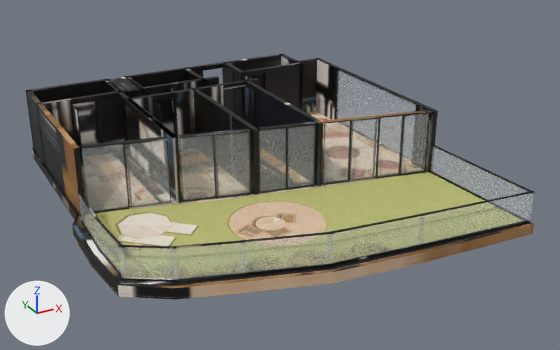
A saved change to the glTF model akasya-3d/gol-4/model.glb.
Camera for both pictures: a camera (50 mm lens) standing at (-10.83, -21.62, 10.84) and looking at (0.67, -0.7, 0.39). Arrows for +X, +Y and +Z are at lower left; the lights stay in place. The picture after the commit comes second. Where no turn or scale is listed for an object, it has been applied to the vertices. Vertices at exactly the same position are counted once.

Script lines for the objects in view, before the commit:
```python
mat_baked = bpy.data.materials.new('baked')
mat_baked.use_nodes = True; mat_baked.node_tree.nodes.clear()
_N = mat_baked.node_tree.nodes; _L = mat_baked.node_tree.links
n0 = _N.new('ShaderNodeBsdfPrincipled'); n0.name = 'Principled BSDF'
n1 = _N.new('ShaderNodeOutputMaterial'); n1.name = 'Material Output'
n2 = _N.new('ShaderNodeTexImage'); n2.name = 'Image Texture'
n2.image = img_model_glb
n3 = _N.new('ShaderNodeMapping'); n3.name = 'Mapping'
n3.inputs[1].default_value = (0.00127, -14.96, 0.0)  # 'Location'
n3.inputs[3].default_value = (15.9, 15.96, 1.0)  # 'Scale'
n4 = _N.new('ShaderNodeUVMap'); n4.name = 'UV Map'
n4.uv_map = 'UVMap'
_L.new(n0.outputs[0], n1.inputs[0])  # 'BSDF' to 'Surface'
_L.new(n2.outputs[0], n0.inputs[0])  # 'Color' to 'Base Color'
_L.new(n3.outputs[0], n2.inputs[0])  # 'Vector' to 'Vector'
_L.new(n4.outputs[0], n3.inputs[0])  # 'UV' to 'Vector'
me_mesh_0 = bpy.data.meshes.new('Mesh_0')
me_mesh_0.from_pydata(...)  # 2398 vertices, 4240 faces; spans x 0.0..12.42, y -13.75..0.0, z 0.0..2.62
me_mesh_0.materials.append(mat_baked)
me_mesh_14 = bpy.data.meshes.new('Mesh_14')
me_mesh_14.from_pydata(...)  # a box spanning x 12.12..12.14, y -8.18..-3.03, z 0.36..2.61
me_mesh_14.materials.append(mat_glass_rt)  # white #edf3f9
me_mesh_5 = bpy.data.meshes.new('Mesh_5')
me_mesh_5.from_pydata(...)  # 8 vertices, 12 faces; spans x 1.51..3.39, y -12.22..-11.58, z 0.36..1.36
me_mesh_5.materials.append(mat_glass_rt)  # white #edf3f9
ob_mesh_0 = bpy.data.objects.new('Mesh_0', me_mesh_0)
ob_mesh_0.location = (-6.3, 6.88, -0.36)
ob_mesh_14 = bpy.data.objects.new('Mesh_14', me_mesh_14)
ob_mesh_14.location = (-6.3, 6.88, -0.36)
ob_mesh_5 = bpy.data.objects.new('Mesh_5', me_mesh_5)
ob_mesh_5.location = (-6.3, 6.88, -0.36)
# also in view: 'Mesh_6' at (-5.28, -4.38, 0.5); 'Mesh_11' at (-1.59, -0.57, 1.13); 'Mesh_3' at (0.73, -6.18, 0.5); 'Mesh_7' at (-5.91, -3.09, 0.5); 'Mesh_10' at (-4.31, 0.05, 1.13)
```
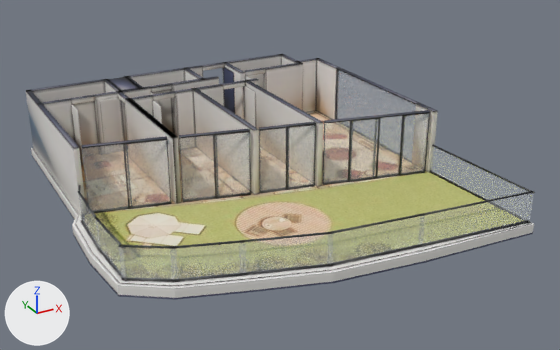
What changed in the scene script:
```text
Change mat_baked:
    where n3 = _N.new('ShaderNodeMapping'); n3.name = 'Mapping'
    n3.inputs[1].default_value: (0.00127, -14.96, 0.0) -> (0.00103, -14.85, 0.0)  # 'Location'
    n3.inputs[3].default_value: (15.9, 15.96, 1.0) -> (15.97, 15.84, 1.0)  # 'Scale'
Change me_mesh_0:
    used by ob_mesh_0; location = (-6.3, 6.88, -0.36)
    remove me_mesh_0.from_pydata(...)  # 2398 vertices, 4240 faces; spans x 0.0..12.42, y -13.75..0.0, z 0.0..2.62
    add me_mesh_0.from_pydata(...)  # 2926 vertices, 5380 faces; spans x 0.0..12.42, y -13.75..0.0, z 0.0..2.62
    me_mesh_0 part 1: a new loose piece, a box spanning x 8.41..11.23, y -0.25..-0.08, z 0.36..2.61, in mat_baked
    me_mesh_0 part 2: a new loose piece, a box spanning x 8.408..11.234, y -0.251..-0.077, z 2.61..2.622, in mat_baked
    me_mesh_0 part 3: 38 vertices removed from x 0.47..11.24, y -6.61..-0.08, z 0.36..2.62; 550 vertices added at x 0.36..12.26, y -9.19..0.0, z 0.0..2.62
    me_mesh_0 part 4: 3322 kept faces spanning x 0.0..12.42, y -13.75..0.0, z 0.0..2.62 get new texture (UV) coordinates
```

Pixel boxes (x1, y1, x2, y2) of what changed, in the pictures (560 x 350 px):
'Mesh_0', surface changed (black to grey): (26, 54, 535, 300) in both
part 1 of me_mesh_0, added: after (230, 55, 281, 88)
part 2 of me_mesh_0, added: after (227, 54, 285, 63)
part 3 of me_mesh_0, reshaped: before (25, 54, 303, 148); after (26, 54, 430, 252)
part 4 of me_mesh_0, surface changed (black to grey): (26, 55, 535, 300) in both
